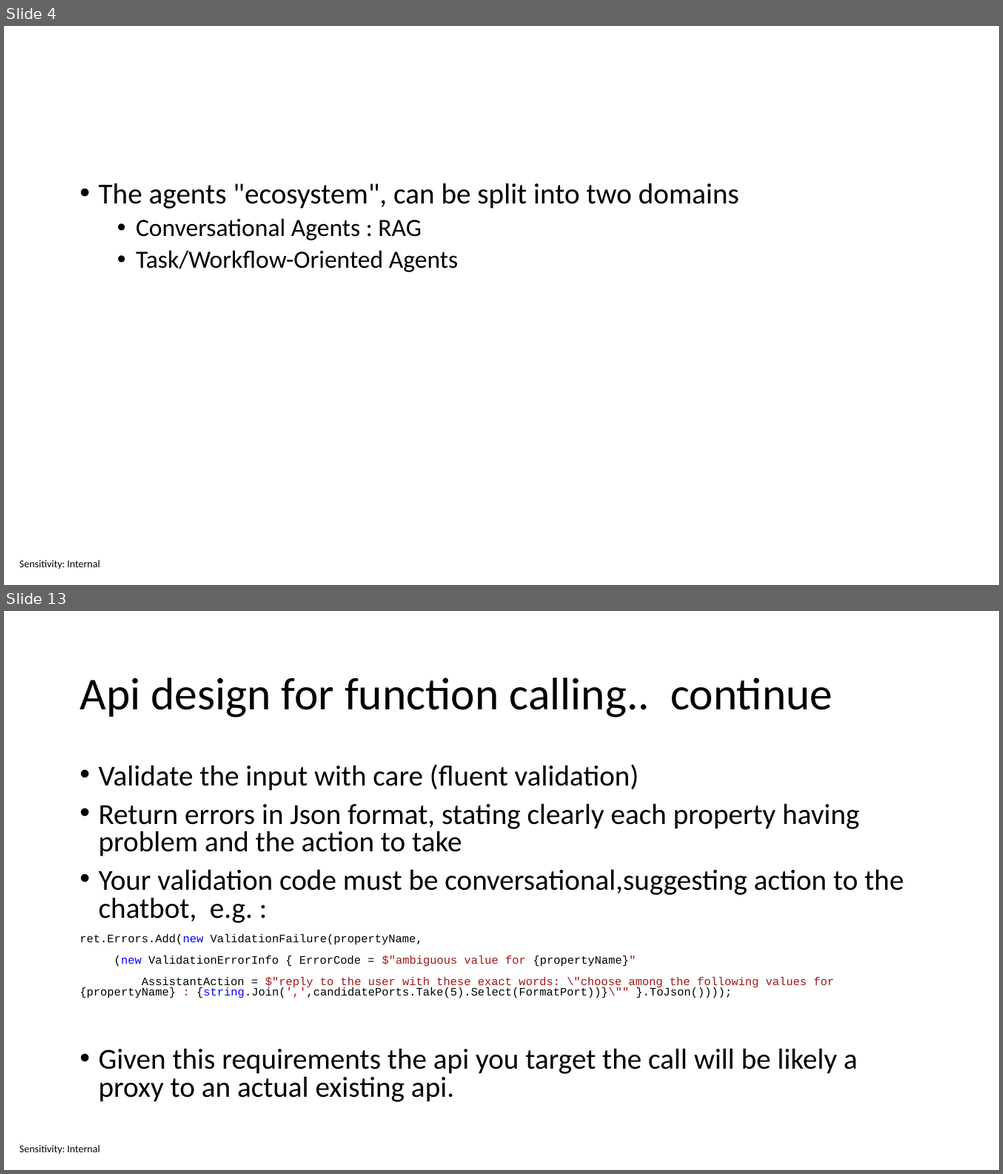
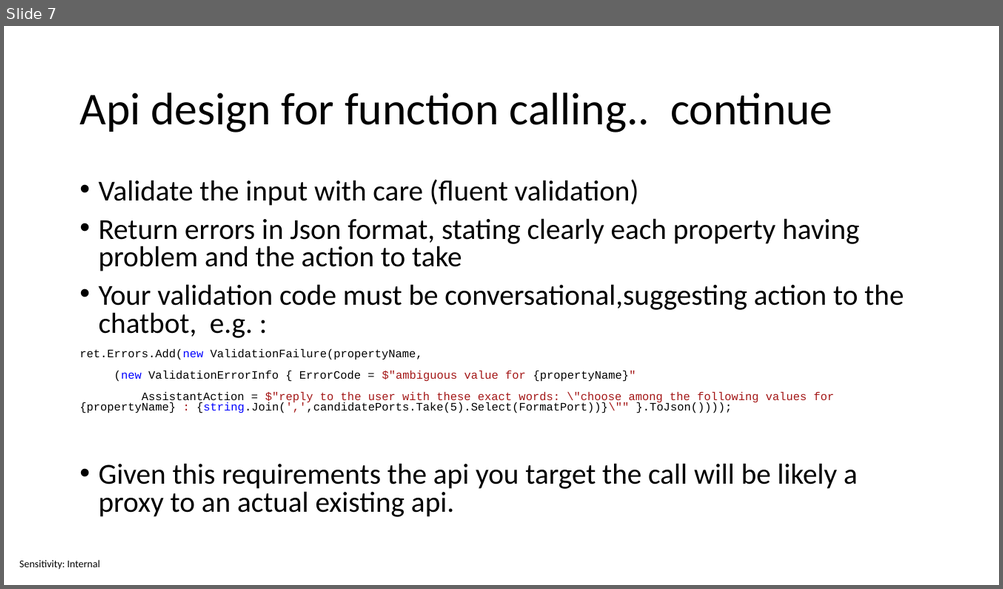
Before and after one commit to sabbadino/function-caling, a slide deck: Function calling.pptx. Shown one above the other, each under a label of ours: slides 4 and 13 before the commit, slide 7 after it; the slides between them are not shown. The pictures are 1003x1174 and 1003x589 pixels, drawn with LibreOffice and Linux fonts; fonts in the diff are those of the drawing. Boxes give left, top, right and bottom in pixels: in the first picture for what was removed or moved away, otherwise in the second. Text is boxed around its words. In the diff, an @@ line names an element or a change of style, - is before the commit and + after.

```diff
--- a/Function calling.pptx
+++ b/Function calling.pptx
@@ slide 4 removed at (4,26,999,585), background #FFFFFF; not listed: 1 template element that a slide beside it also shows @@
@@ text removed at (99,183,739,272) @@
-• The agents "ecosystem", can be split into two domains
-  • Conversational Agents : RAG
-  • Task/Workflow-Oriented Agents
@@ what was slide 13 is now slide 7 @@
```
Also in this commit, not shown: 9 slides changed, 5 other slides removed.
